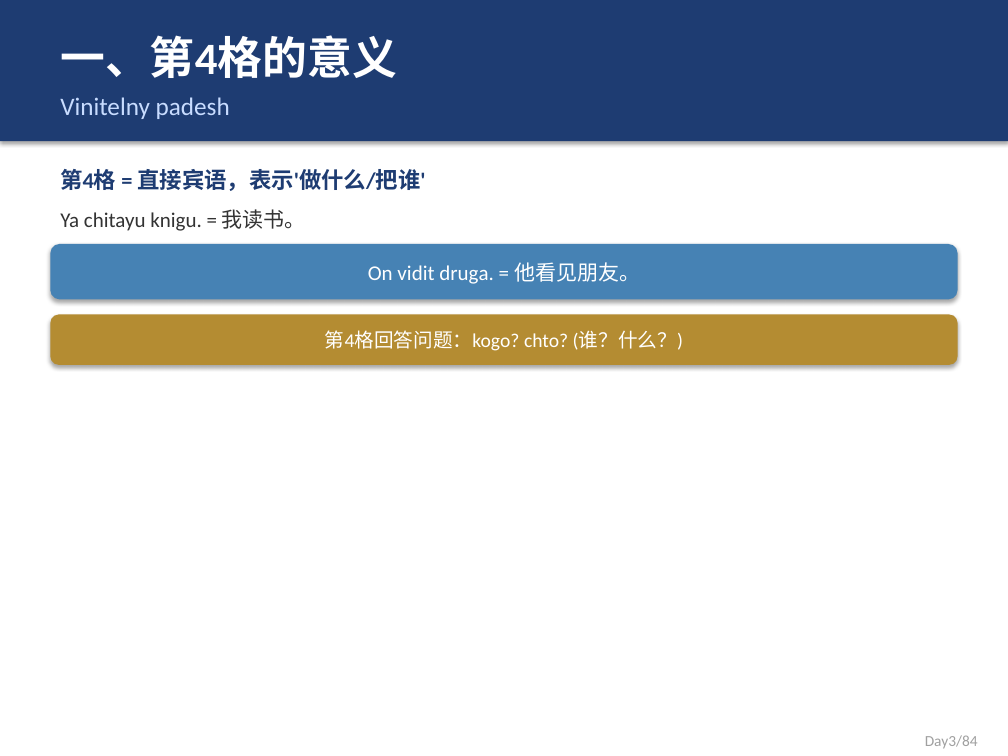
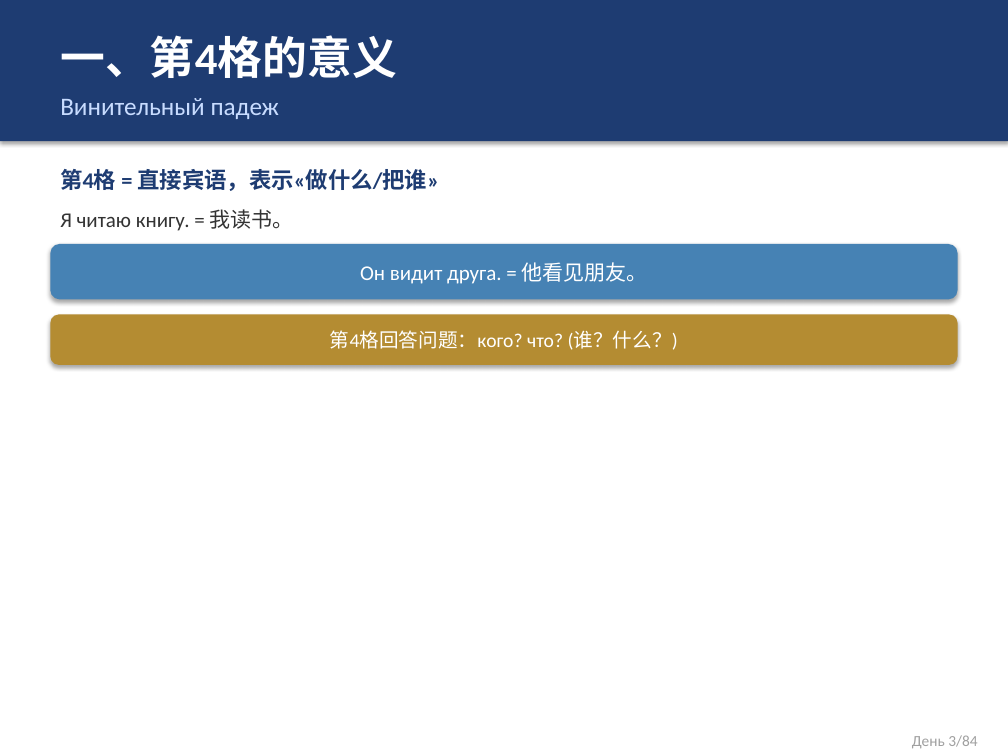
Before and after one commit to leon-lee-sys/openclaw-backup, a slide deck: slide 2 of courses/俄语课件/俄语_Day3_L1.pptx. Drawn at 1008x756 pixels with LibreOffice and Linux fonts; fonts in the diff are those of the drawing. Boxes give left, top, right and bottom in pixels: in the first picture for what was removed or moved away, otherwise in the second. Text is boxed around its words. In the diff, an @@ line names an element or a change of style, - is before the commit and + after.

```diff
--- a/courses/俄语课件/俄语_Day3_L1.pptx
+++ b/courses/俄语课件/俄语_Day3_L1.pptx
@@ text at <box>60,98,279,119</box>: text changed @@
-Vinitelny padesh
+Винительный падеж
@@ text at <box>60,169,440,191</box>: text changed @@
-第4格 = 直接宾语，表示'做什么/把谁'
+第4格 = 直接宾语，表示«做什么/把谁»
@@ text at <box>60,209,294,231</box>: text changed @@
-Ya chitayu knigu. = 我读书。
+Я читаю книгу. = 我读书。
@@ text in rounded rectangle at <box>360,262,648,284</box>: text changed @@
-On vidit drugа. = 他看见朋友。
+Он видит друга. = 他看见朋友。
@@ text in rounded rectangle at <box>330,330,678,350</box>: text changed @@
-第4格回答问题：kogo? chto? (谁？什么？)
+第4格回答问题：кого? что? (谁？什么？)
@@ text at <box>912,735,977,748</box>: text changed @@
-Day3/84
+День 3/84
```
Also in this commit, not shown: 3 other slides changed, 1 slide removed, 10 other files.
